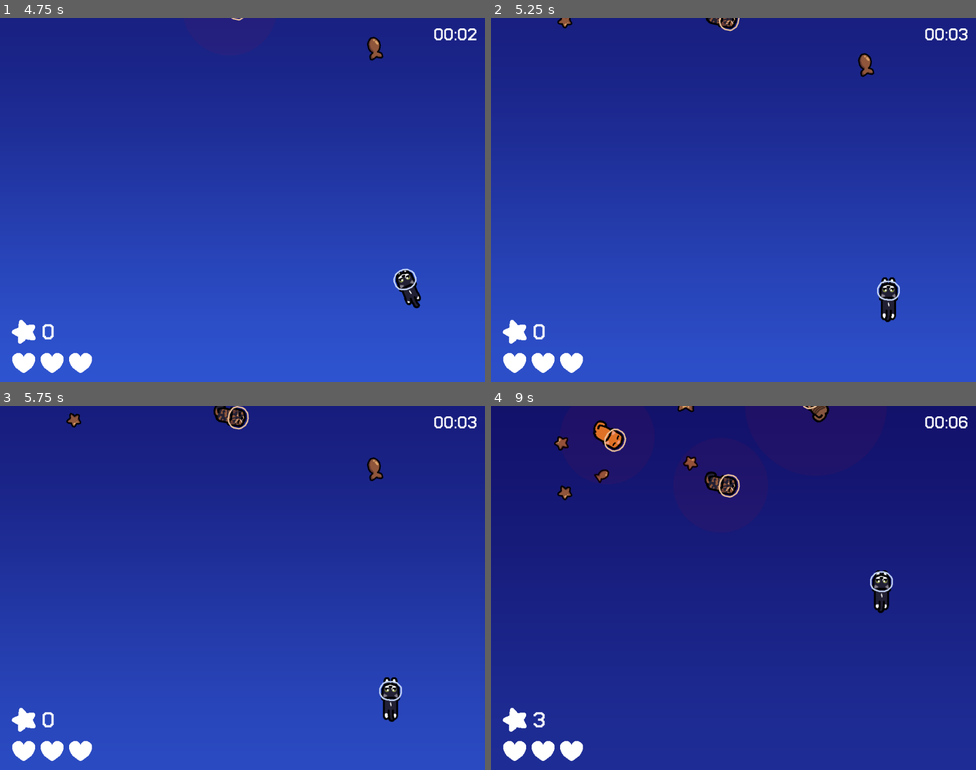
Above: before the commit, frames 1-4 (two rows, left to right).
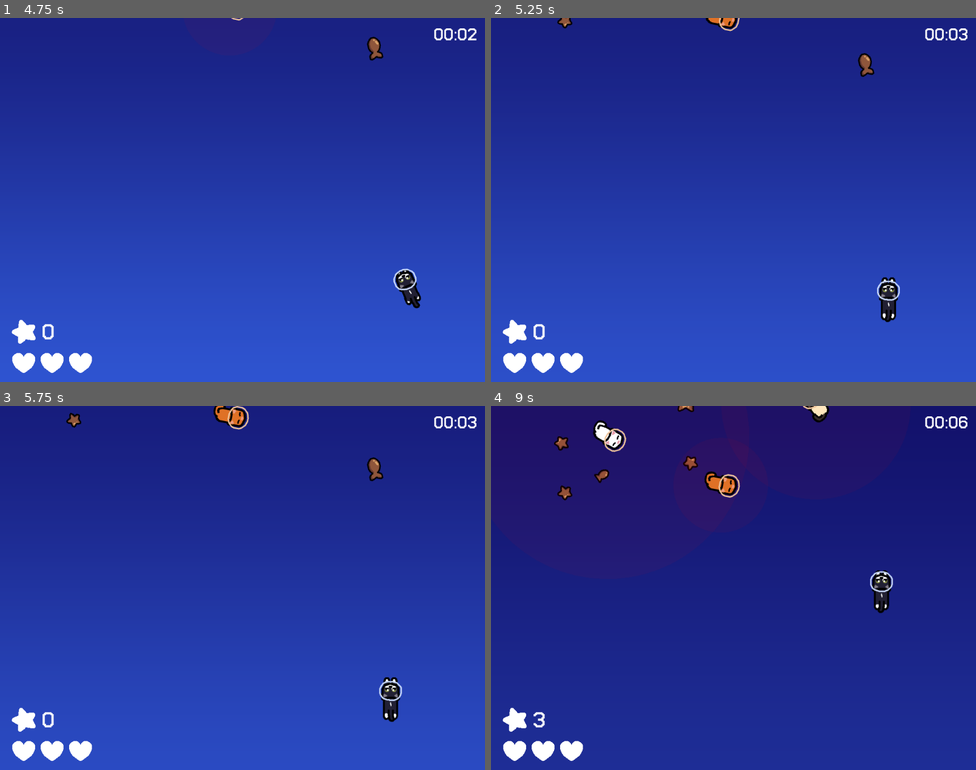
Above: after the commit, the same moments.

Repository: Kim-Lan/space-cat
Game: Godot game, scene res://main.tscn
Same seed, same stepped clock (60 frames per second), same inputs: the game is played once before the commit and once after it.
Inputs (mouse positions are in pixels of both pictures, inside the frame that each line leads up to):
- Up to frame 1 (4.75 s): click "start" at 0.5 s; move the mouse to (349, 181) at 1.27 s; hold Right (right) 1.28-2 s; hold Space (space) 1.28-2 s; click (349, 181) at 1.42 s; drag from (145, 218) to (218, 272) at 2.02 s; move the mouse to (291, 119) at 2.77 s; hold Right (right) 2.78-3.5 s; hold Space (space) 2.78-3.5 s; drag from (218, 272) to (97, 145) at 3.52 s; move the mouse to (388, 254) at 4.27 s; hold Left (left) from 4.28 s (still down); hold Space (space) from 4.28 s (still down)
- Up to frame 2 (5.25 s): release Left (left) at 5 s; release Space (space) at 5 s; drag from (588, 145) to (893, 294) at 5.02 s
- Up to frame 3 (5.75 s): no input
- Up to frame 4 (9 s): move the mouse to (757, 588) at 5.77 s; hold Down (down) 5.78-6.5 s; hold Space (space) 5.78-6.5 s; click (757, 588) at 5.92 s; drag from (660, 497) to (883, 748) at 6.52 s; move the mouse to (840, 569) at 7.27 s; hold Up (up) 7.28-8 s; hold Space (space) 7.28-8 s; drag from (636, 606) to (563, 413) at 8.02 s; move the mouse to (782, 507) at 8.77 s; hold Down (down) from 8.78 s (still down); hold Space (space) from 8.78 s (still down)

Frame 1 is identical in both runs. In frame 2, less than 0.1% of the frame differs, in the area x 44-51%, y 0-3%; in frame 3, 0.2%; in frame 4, 0.5%, in the area x 21-70%, y 0-24%.
Error in both runs: Attempt to call function 'close' in base 'null instance' on a null instance. (res://main.gd:163)

Commit message:
removed brown cat

Diff:
--- a/objects/npc.gd
+++ b/objects/npc.gd
@@ -2,7 +2,7 @@
 
 @export var autoscroll: Vector2
 
-enum TYPES { BLACK, GRAY, TABBY, SIAMESE, AEGEAN, COW, RAGDOLL, TORTOISE, WHITE, CALICO, CHIMERA, ORANGE, BROWN }
+enum TYPES { BLACK, GRAY, TABBY, SIAMESE, AEGEAN, COW, RAGDOLL, TORTOISE, WHITE, CALICO, CHIMERA, ORANGE }
 const SPRITES = {
 	TYPES.BLACK: 'Black',
 	TYPES.GRAY: 'Gray',
@@ -16,7 +16,6 @@
 	TYPES.CALICO: 'Calico',
 	TYPES.CHIMERA: 'Chimera',
 	TYPES.ORANGE: 'Orange',
-	TYPES.BROWN: 'Brown'
 }
 const STATS = {
 	TYPES.BLACK: {
@@ -66,10 +65,6 @@
 	TYPES.ORANGE: {
 		'territory_radius': 100,
 		'speed': 50
-	},
-	TYPES.BROWN: {
-		'territory_radius': 75,
-		'speed': 40
 	},
 }
 
--- a/objects/npc.tscn
+++ b/objects/npc.tscn
@@ -14,7 +14,6 @@
 [ext_resource type="Texture2D" uid="uid://bxitabqf2hsi0" path="res://assets/npc/npc_calico.png" id="12_8gm4b"]
 [ext_resource type="Texture2D" uid="uid://de6d5p5jats2s" path="res://assets/npc/npc_chimera.png" id="13_6hqcu"]
 [ext_resource type="Texture2D" uid="uid://cxw6mcfe553" path="res://assets/npc/npc_orange.png" id="14_tgkj8"]
-[ext_resource type="Texture2D" uid="uid://bh3qgdvpqyly0" path="res://assets/npc/npc_brown.png" id="15_v7cet"]
 
 [sub_resource type="CircleShape2D" id="CircleShape2D_gvhx0"]
 radius = 200.0
@@ -313,30 +312,6 @@
 "update": 0,
 "values": [Vector2(0, 0), Vector2(0, 0), Vector2(0, 0), Vector2(0, 0)]
 }
-tracks/24/type = "value"
-tracks/24/imported = false
-tracks/24/enabled = true
-tracks/24/path = NodePath("TypeSprites/Brown:region_rect")
-tracks/24/interp = 0
-tracks/24/loop_wrap = true
-tracks/24/keys = {
-"times": PackedFloat32Array(0, 0.2, 0.4, 0.6),
-"transitions": PackedFloat32Array(1, 1, 1, 1),
-"update": 0,
-"values": [Rect2(0, 102, 100, 100), Rect2(102, 102, 100, 100), Rect2(204, 102, 100, 100), Rect2(306, 102, 100, 100)]
-}
-tracks/25/type = "value"
-tracks/25/imported = false
-tracks/25/enabled = true
-tracks/25/path = NodePath("TypeSprites/Brown:offset")
-tracks/25/interp = 0
-tracks/25/loop_wrap = true
-tracks/25/keys = {
-"times": PackedFloat32Array(0, 0.2, 0.4, 0.6),
-"transitions": PackedFloat32Array(1, 1, 1, 1),
-"update": 0,
-"values": [Vector2(0, 0), Vector2(0, 0), Vector2(0, 0), Vector2(0, 0)]
-}
 
 [sub_resource type="Animation" id="Animation_olgjt"]
 length = 0.001
@@ -623,30 +598,6 @@
 tracks/23/interp = 0
 tracks/23/loop_wrap = true
 tracks/23/keys = {
-"times": PackedFloat32Array(0),
-"transitions": PackedFloat32Array(1),
-"update": 0,
-"values": [Vector2(0, 0)]
-}
-tracks/24/type = "value"
-tracks/24/imported = false
-tracks/24/enabled = true
-tracks/24/path = NodePath("TypeSprites/Brown:region_rect")
-tracks/24/interp = 0
-tracks/24/loop_wrap = true
-tracks/24/keys = {
-"times": PackedFloat32Array(0),
-"transitions": PackedFloat32Array(1),
-"update": 0,
-"values": [Rect2(0, 204, 100, 100)]
-}
-tracks/25/type = "value"
-tracks/25/imported = false
-tracks/25/enabled = true
-tracks/25/path = NodePath("TypeSprites/Brown:offset")
-tracks/25/interp = 0
-tracks/25/loop_wrap = true
-tracks/25/keys = {
 "times": PackedFloat32Array(0),
 "transitions": PackedFloat32Array(1),
 "update": 0,
@@ -944,30 +895,6 @@
 "update": 0,
 "values": [Vector2(0, 0), Vector2(0, 0), Vector2(0, 0), Vector2(0, 0), Vector2(0, 0), Vector2(0, 0), Vector2(0, 0), Vector2(0, 0)]
 }
-tracks/24/type = "value"
-tracks/24/imported = false
-tracks/24/enabled = true
-tracks/24/path = NodePath("TypeSprites/Brown:region_rect")
-tracks/24/interp = 0
-tracks/24/loop_wrap = true
-tracks/24/keys = {
-"times": PackedFloat32Array(0, 0.2, 0.4, 0.6, 0.8, 1, 1.2, 1.4),
-"transitions": PackedFloat32Array(1, 1, 1, 1, 1, 1, 1, 1),
-"update": 0,
-"values": [Rect2(0, 0, 100, 100), Rect2(102, 0, 100, 100), Rect2(204, 0, 100, 100), Rect2(306, 0, 100, 100), Rect2(408, 0, 100, 100), Rect2(102, 0, 100, 100), Rect2(204, 0, 100, 100), Rect2(510, 0, 100, 100)]
-}
-tracks/25/type = "value"
-tracks/25/imported = false
-tracks/25/enabled = true
-tracks/25/path = NodePath("TypeSprites/Brown:offset")
-tracks/25/interp = 0
-tracks/25/loop_wrap = true
-tracks/25/keys = {
-"times": PackedFloat32Array(0, 0.2, 0.4, 0.6, 0.8, 1, 1.2, 1.4),
-"transitions": PackedFloat32Array(1, 1, 1, 1, 1, 1, 1, 1),
-"update": 0,
-"values": [Vector2(0, 0), Vector2(0, 0), Vector2(0, 0), Vector2(0, 0), Vector2(0, 0), Vector2(0, 0), Vector2(0, 0), Vector2(0, 0)]
-}
 
 [sub_resource type="AnimationLibrary" id="AnimationLibrary_xwcgq"]
 _data = {
@@ -1017,79 +944,73 @@
 rotation = 1.5708
 texture = ExtResource("2_utcp3")
 region_enabled = true
-region_rect = Rect2(510, 0, 100, 100)
+region_rect = Rect2(0, 204, 100, 100)
 
 [node name="Gray" type="Sprite2D" parent="TypeSprites"]
 rotation = 1.5708
 texture = ExtResource("3_o741e")
 region_enabled = true
-region_rect = Rect2(510, 0, 100, 100)
+region_rect = Rect2(0, 204, 100, 100)
 
 [node name="Tabby" type="Sprite2D" parent="TypeSprites"]
 rotation = 1.5708
 texture = ExtResource("4_3neiv")
 region_enabled = true
-region_rect = Rect2(510, 0, 100, 100)
+region_rect = Rect2(0, 204, 100, 100)
 
 [node name="Siamese" type="Sprite2D" parent="TypeSprites"]
 rotation = 1.5708
 texture = ExtResource("5_ef1me")
 region_enabled = true
-region_rect = Rect2(510, 0, 100, 100)
+region_rect = Rect2(0, 204, 100, 100)
 
 [node name="Aegean" type="Sprite2D" parent="TypeSprites"]
 rotation = 1.5708
 texture = ExtResource("6_jnjtp")
 region_enabled = true
-region_rect = Rect2(510, 0, 100, 100)
+region_rect = Rect2(0, 204, 100, 100)
 
 [node name="Cow" type="Sprite2D" parent="TypeSprites"]
 rotation = 1.5708
 texture = ExtResource("8_gsvvj")
 region_enabled = true
-region_rect = Rect2(510, 0, 100, 100)
+region_rect = Rect2(0, 204, 100, 100)
 
 [node name="Ragdoll" type="Sprite2D" parent="TypeSprites"]
 rotation = 1.5708
 texture = ExtResource("9_tpiem")
 region_enabled = true
-region_rect = Rect2(510, 0, 100, 100)
+region_rect = Rect2(0, 204, 100, 100)
 
 [node name="Tortoise" type="Sprite2D" parent="TypeSprites"]
 rotation = 1.5708
 texture = ExtResource("10_g06ou")
 region_enabled = true
-region_rect = Rect2(510, 0, 100, 100)
+region_rect = Rect2(0, 204, 100, 100)
 
 [node name="White" type="Sprite2D" parent="TypeSprites"]
 rotation = 1.5708
 texture = ExtResource("11_02bjo")
 region_enabled = true
-region_rect = Rect2(510, 0, 100, 100)
+region_rect = Rect2(0, 204, 100, 100)
 
 [node name="Calico" type="Sprite2D" parent="TypeSprites"]
 rotation = 1.5708
 texture = ExtResource("12_8gm4b")
 region_enabled = true
-region_rect = Rect2(510, 0, 100, 100)
+region_rect = Rect2(0, 204, 100, 100)
 
 [node name="Chimera" type="Sprite2D" parent="TypeSprites"]
 rotation = 1.5708
 texture = ExtResource("13_6hqcu")
 region_enabled = true
-region_rect = Rect2(510, 0, 100, 100)
+region_rect = Rect2(0, 204, 100, 100)
 
 [node name="Orange" type="Sprite2D" parent="TypeSprites"]
 rotation = 1.5708
 texture = ExtResource("14_tgkj8")
 region_enabled = true
-region_rect = Rect2(510, 0, 100, 100)
-
-[node name="Brown" type="Sprite2D" parent="TypeSprites"]
-rotation = 1.5708
-texture = ExtResource("15_v7cet")
-region_enabled = true
-region_rect = Rect2(510, 0, 100, 100)
+region_rect = Rect2(0, 204, 100, 100)
 
 [node name="CollisionShape" type="CollisionShape2D" parent="."]
 position = Vector2(20, 0)
Not shown: 1 places in objects/npc.tscn that only renumber resources
